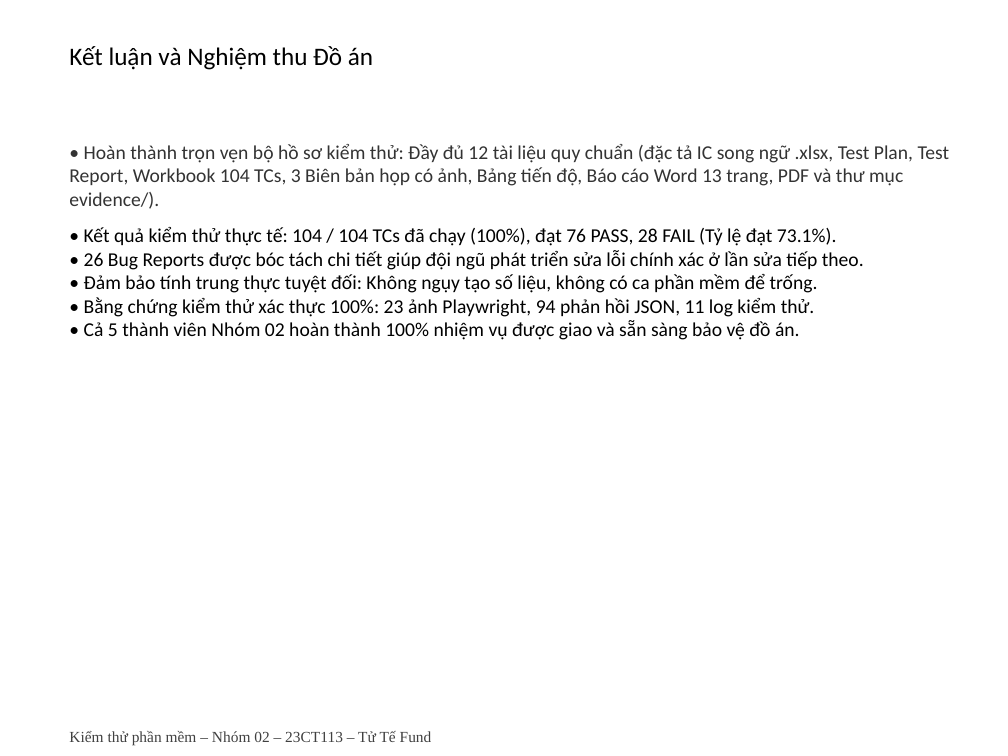
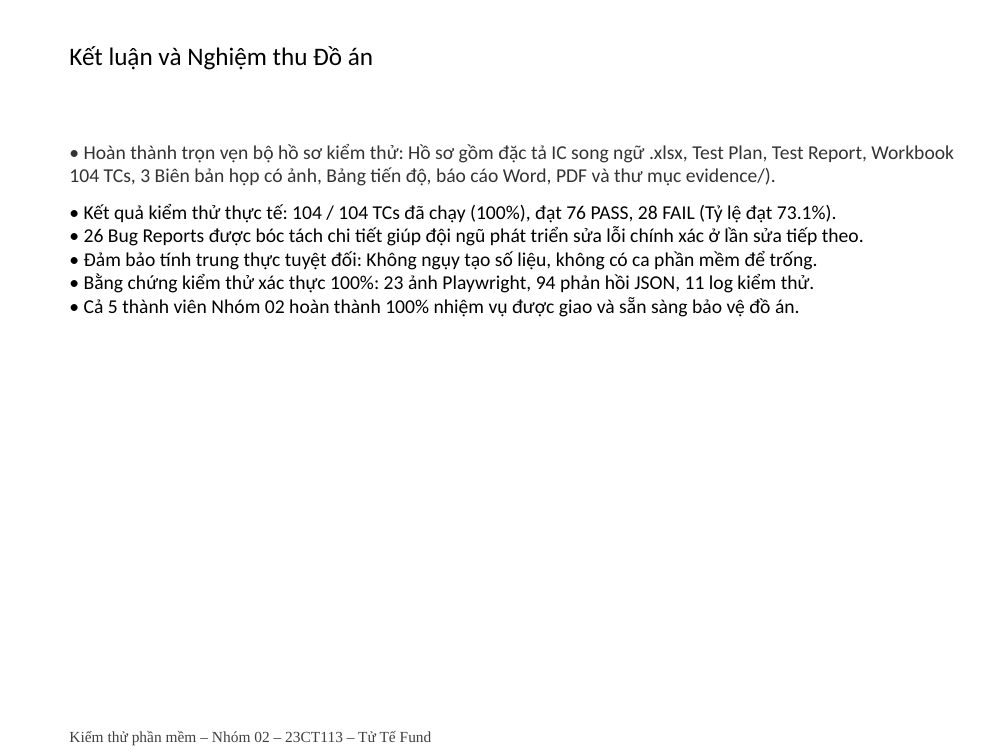
Before and after one commit to Escanor292/test, a slide deck: slide 11 of 23CT113_Nhom02_NenTangCrowdfunding(TuTeFund)/Word+ppt Báo Cáo/Ppt Báo cáo Nhóm 2 - 23CT113.pptx. Drawn at 1008x756 pixels with LibreOffice and Linux fonts; fonts in the diff are those of the drawing. Boxes give left, top, right and bottom in pixels: in the first picture for what was removed or moved away, otherwise in the second. Text is boxed around its words. In the diff, an @@ line names an element or a change of style, - is before the commit and + after.

Commit message:
Sửa số tài liệu và ngày lập Test Plan cho khớp hồ sơ.
Bỏ mốc 12 tài liệu và 13 trang vì không đếm được đúng.

```diff
--- a/23CT113_Nhom02_NenTangCrowdfunding(TuTeFund)/Word+ppt Báo Cáo/Ppt Báo cáo Nhóm 2 - 23CT113.pptx
+++ b/23CT113_Nhom02_NenTangCrowdfunding(TuTeFund)/Word+ppt Báo Cáo/Ppt Báo cáo Nhóm 2 - 23CT113.pptx
@@ text at [69,144,954,186]: text changed @@
-• Hoàn thành trọn vẹn bộ hồ sơ kiểm thử: Đầy đủ 12 tài liệu quy chuẩn (đặc tả IC song ngữ .xlsx, Test Plan, Test Report, Workbook 104 TCs, 3 Biên bản họp có ảnh, Bảng tiến độ, Báo cáo Word 13 trang, PDF và thư mục evidence/).
+• Hoàn thành trọn vẹn bộ hồ sơ kiểm thử: Hồ sơ gồm đặc tả IC song ngữ .xlsx, Test Plan, Test Report, Workbook 104 TCs, 3 Biên bản họp có ảnh, Bảng tiến độ, báo cáo Word, PDF và thư mục evidence/).
```
Also in this commit, not shown: 3 other files.
